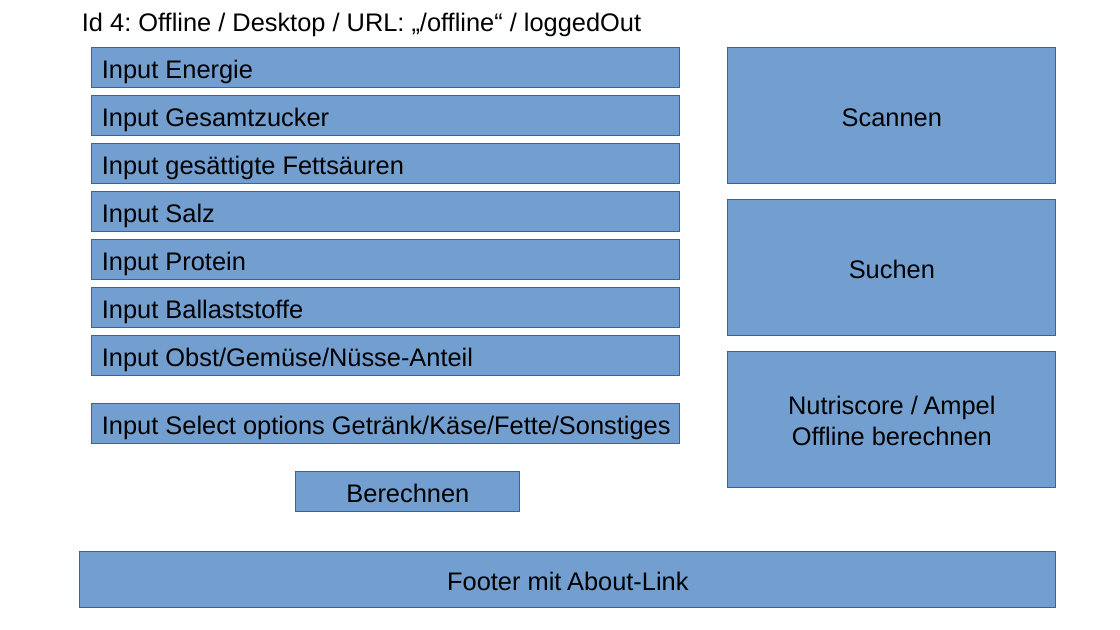
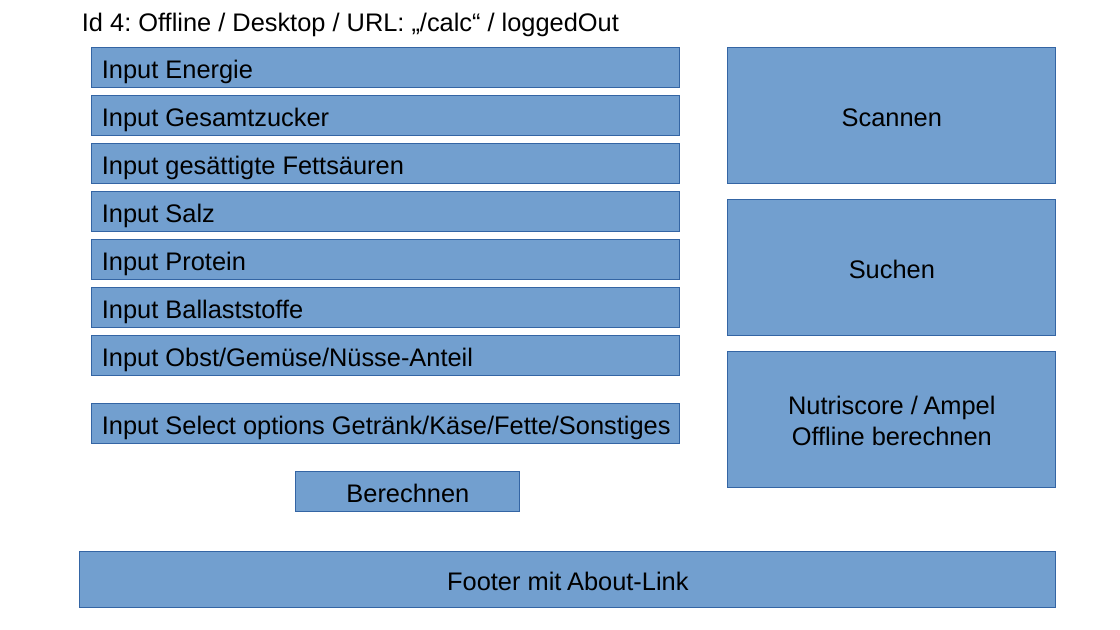
Before and after one commit to HolgerZerbe/foodata, a slide deck: slide 4 of concept/textdateien/Foodata Mockups.odp. Drawn at 1120x630 pixels with LibreOffice and Linux fonts; fonts in the diff are those of the drawing. Boxes give left, top, right and bottom in pixels: in the first picture for what was removed or moved away, otherwise in the second. Text is boxed around its words. In the diff, an @@ line names an element or a change of style, - is before the commit and + after.

```diff
--- a/concept/textdateien/Foodata Mockups.odp
+++ b/concept/textdateien/Foodata Mockups.odp
@@ text at bbox=[82, 12, 619, 37]: text changed @@
-Id 4: Offline / Desktop / URL: „/offline“ / loggedOut
+Id 4: Offline / Desktop / URL: „/calc“ / loggedOut
```
Also in this commit, not shown: 1 other slide changed, 2 other files.
